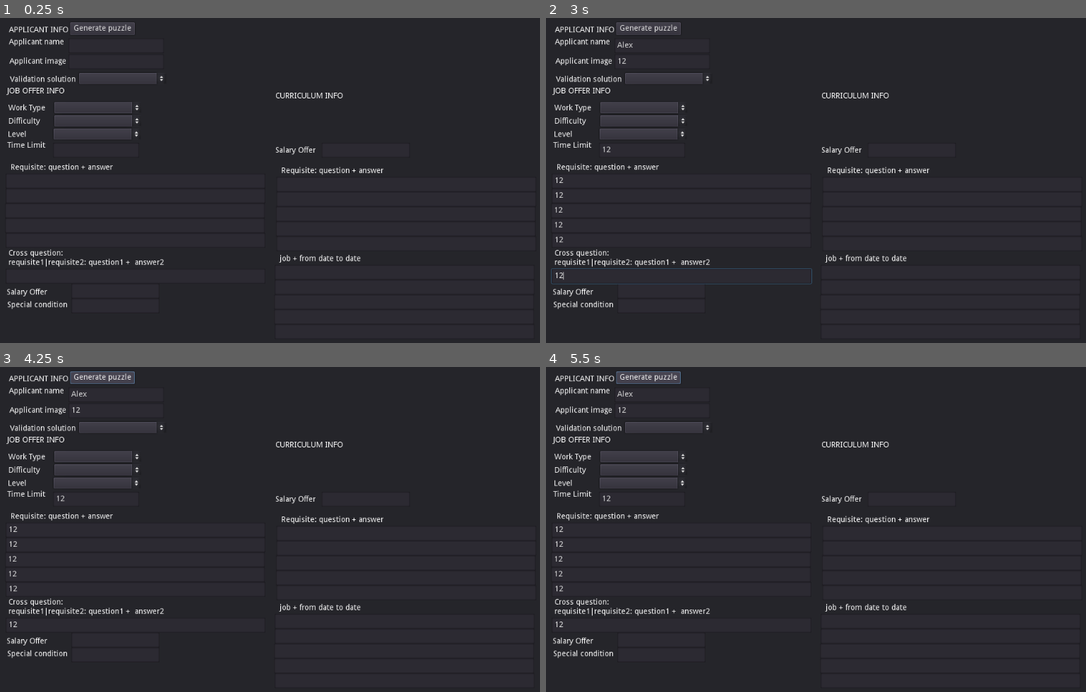
Above: before the commit, frames 1-4 (two rows, left to right).
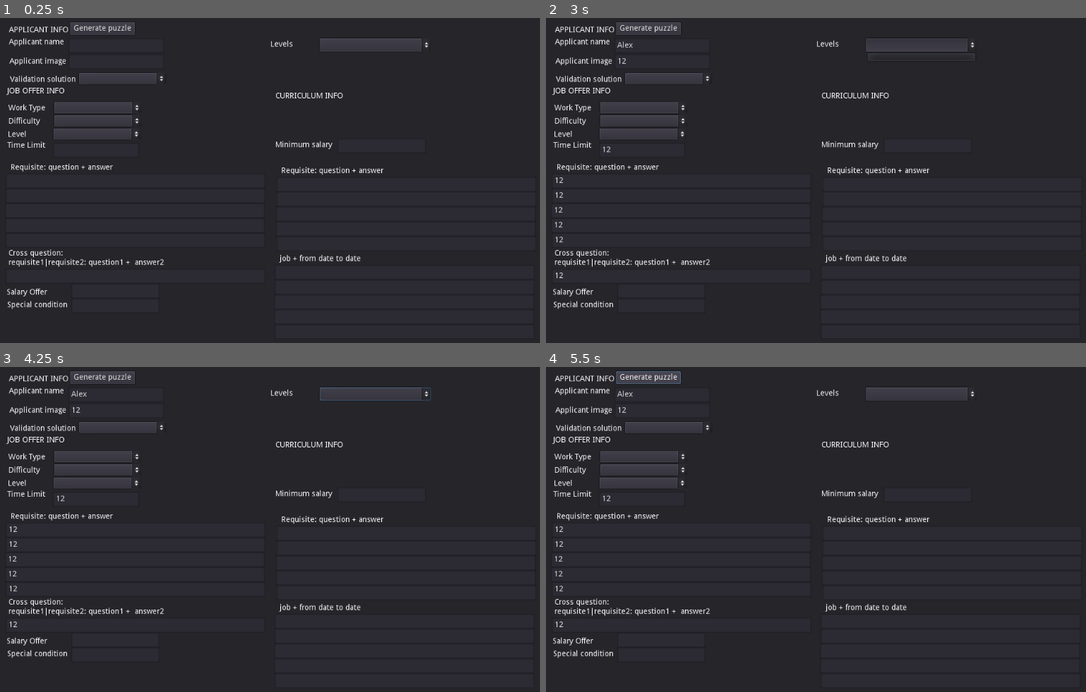
Above: after the commit, the same moments.

Repository: Clovisindo/CV-Please
Game: Godot game, scene res://scenes/_debug/generate_puzzles.tscn
Same seed, same stepped clock (60 frames per second), same inputs: the game is played once before the commit and once after it. This scene is started directly instead of the project's main scene.
Inputs (mouse positions are in pixels of both pictures, inside the frame that each line leads up to):
- Up to frame 1 (0.25 s): no input
- Up to frame 2 (3 s): click (664, 47) at 0.52 s; type "Alex" at 0.6 s; click (664, 60) at 0.75 s; type "12" at 0.83 s; click (643, 151) at 0.98 s; type "12" at 1.07 s; click (681, 180) at 1.27 s; type "12" at 1.35 s; click (681, 196) at 1.5 s; type "12" at 1.58 s; click (681, 209) at 1.73 s; type "12" at 1.82 s; click (681, 226) at 2.02 s; type "12" at 2.1 s; click (681, 239) at 2.25 s; type "12" at 2.33 s; click (681, 274) at 2.48 s; type "12" at 2.57 s; click (924, 44) at 2.77 s
- Up to frame 3 (4.25 s): click "Generate puzzle" at 3.5 s
- Up to frame 4 (5.5 s): click "Generate puzzle" at 4.25 s; click "Generate puzzle" at 5 s

The runs differ from the first frame. In frame 1, 0.7% of the frame differs, in the area x 50-80%, y 6-43%; in frame 2, 0.8%, in the area x 0-80%, y 6-82%; in frame 3, 0.8%; in frame 4, 0.7%.
Error before the commit: Invalid get index '1' (on base: 'PoolStringArray'). (res://scenes/_debug/GeneratePuzzle.gd:51)
Error after the commit: Invalid get index '1' (on base: 'PoolStringArray'). (res://scenes/_debug/GeneratePuzzle.gd:52)

Commit message:
gestion mediantes resources
Se guarda y carga los datos usando el gestor de recursos de godot

Diff:
--- a/scenes/_debug/GeneratePuzzle.gd
+++ b/scenes/_debug/GeneratePuzzle.gd
@@ -20,8 +20,6 @@
 var mouse_over = false
 var event_fired = false
 
-var puzzleClass = load("res://scenes/game/levels/puzzle.gd")
-
 func _ready():
 	#validation_solution menu
 	$"../Panel/ValSolOptionButton".get_popup().add_item("True")
@@ -34,6 +32,9 @@
 	for level in EnumUtils.levels:
 		$"../../JobOfferPanel/LevelOpMenu".get_popup().add_item(str(level))
 
+#	var levels = ResourceLoader.get_dependencies("res://scenes/game/levels/")
+#	for level_tres in levels:
+#		$"../LoadedLevelsOpButton".get_popup().add_item(str(level_tres))
 
 func _load_data_form():
 	#applicant
@@ -103,12 +104,14 @@
 	min_salary = int($"../../CurriculumPanel/MinSalaryLineEdit".text)
 
 
+
 func GeneratePuzzle():
-	var puzzle_test = puzzleClass.new()
-	var puzzle = puzzle_test._instantiate(applicant_name, applicant_image, validate_solution, work_type, difficulty, level_day,time_limit, requisites_answers,
-	cross_questions,salary_offer,	special_condition,skills_answers,timeline_jobs,min_salary)
+	var puzzle_test = Puzzle.new()
+	var puzzle:Puzzle = puzzle_test._instantiate(applicant_name, applicant_image, validate_solution, work_type, difficulty, level_day,time_limit, requisites_answers,
+	cross_questions,salary_offer,special_condition,skills_answers,timeline_jobs,min_salary)
 	var puzzleManager = PuzzleManager.new()
-	puzzleManager.save_puzzle(puzzle_test)
+	puzzleManager.save_puzzle(puzzle)
+#	var test = puzzleManager.load_puzzle("res://scenes/game/levels/levels_puzzle.tres")
 
 func _on_Button_gui_input(event):
 	if event is InputEventMouseButton:
--- a/scenes/_debug/generate_puzzles.tscn
+++ b/scenes/_debug/generate_puzzles.tscn
@@ -73,6 +73,19 @@
 margin_right = 228.664
 margin_bottom = 32.6
 
+[node name="LoadedLevelsLabel" type="Label" parent="Panel"]
+margin_left = 498.0
+margin_top = 41.0
+margin_right = 581.0
+margin_bottom = 61.0
+text = "Levels"
+
+[node name="LoadedLevelsOpButton" type="OptionButton" parent="Panel"]
+margin_left = 588.0
+margin_top = 37.0
+margin_right = 789.0
+margin_bottom = 61.0
+
 [node name="JobOfferPanel" type="Panel" parent="."]
 margin_left = 21.0
 margin_top = 131.0
@@ -219,13 +232,14 @@
 margin_right = 276.0
 margin_bottom = 406.0
 
-[node name="PuzzleManager" parent="." instance=ExtResource( 2 )]
-
 [node name="CurriculumPanel" type="Panel" parent="."]
 margin_left = 507.0
 margin_top = 135.0
 margin_right = 1000.0
 margin_bottom = 580.0
+__meta__ = {
+"_edit_group_": true
+}
 
 [node name="CurriculumLabel" type="Label" parent="CurriculumPanel"]
 margin_right = 40.0
@@ -233,17 +247,17 @@
 text = "CURRICULUM INFO"
 
 [node name="MinSalaryLabel" type="Label" parent="CurriculumPanel"]
-margin_top = 99.0
-margin_right = 94.0
-margin_bottom = 122.0
-text = "Salary Offer"
+margin_top = 89.0
+margin_right = 113.0
+margin_bottom = 110.0
+text = "Minimum salary"
 autowrap = true
 
 [node name="MinSalaryLineEdit" type="LineEdit" parent="CurriculumPanel"]
-margin_left = 84.0
-margin_top = 92.0
-margin_right = 244.0
-margin_bottom = 119.0
+margin_left = 113.0
+margin_top = 84.0
+margin_right = 273.0
+margin_bottom = 111.0
 
 [node name="SkillnswerLabel" type="Label" parent="CurriculumPanel"]
 margin_left = 11.0
@@ -321,6 +335,8 @@
 margin_right = 470.0
 margin_bottom = 449.0
 
+[node name="PuzzleManager" parent="." instance=ExtResource( 2 )]
+
 [connection signal="gui_input" from="Panel/GeneratePuzzle" to="Panel/GeneratePuzzle" method="_on_Button_gui_input"]
 [connection signal="mouse_entered" from="Panel/GeneratePuzzle" to="Panel/GeneratePuzzle" method="_on_Button_mouse_entered"]
 [connection signal="mouse_exited" from="Panel/GeneratePuzzle" to="Panel/GeneratePuzzle" method="_on_Button_mouse_exited"]
--- /dev/null
+++ b/scenes/game/levels/Adrian.tres
@@ -0,0 +1,31 @@
+[gd_resource type="Resource" load_steps=2 format=2]
+
+[ext_resource path="res://scenes/game/levels/puzzle.gd" type="Script" id=1]
+
+[resource]
+script = ExtResource( 1 )
+applicant_name = "Adrian"
+appl_image = "adrian.png"
+validate_solution = false
+work_type = "special_type1"
+difficulty = "easy"
+level_day = "level_1"
+time_limit = 11
+requisites_answers = {
+"requisite1:": " question 1 player | answer 1 applicant",
+"requisite2:": " question 2 player | answer 2 applicant"
+}
+cross_questions = {
+"requisite1|requisite2:": " question 1 player | answer 1 applicant"
+}
+salary_offer = 20000
+special_condition = "test"
+skills_answers = {
+"Skills1:": " question 1 player | answer 1 applicant",
+"Skills2:": " question 2 player | answer 2 applicant"
+}
+timeline_jobs = {
+"job1 ": " from date X to date Y",
+"job2 ": " from date 2X to date 2Y"
+}
+min_salary = 25000
--- /dev/null
+++ b/scenes/game/levels/levels_puzzle.tres
@@ -0,0 +1,31 @@
+[gd_resource type="Resource" load_steps=2 format=2]
+
+[ext_resource path="res://scenes/game/levels/puzzle.gd" type="Script" id=1]
+
+[resource]
+script = ExtResource( 1 )
+applicant_name = "clovis"
+appl_image = "clovis.png"
+validate_solution = true
+work_type = "special_type1"
+difficulty = "medium"
+level_day = "level_2"
+time_limit = 11
+requisites_answers = {
+"requisite1:": " question 1 player | answer 1 applicant",
+"requisite2:": " question 2 player | answer 2 applicant"
+}
+cross_questions = {
+"requisite1|requisite2:": " question 1 player | answer 1 applicant"
+}
+salary_offer = 15000
+special_condition = "yes"
+skills_answers = {
+"Skills1:": " question 1 player | answer 1 applicant",
+"Skills2:": " question 2 player | answer 2 applicant"
+}
+timeline_jobs = {
+"job1 ": " from date X to date Y",
+"job2 ": " from date x2 to date Y2"
+}
+min_salary = 18000
--- a/scenes/game/levels/puzzle.gd
+++ b/scenes/game/levels/puzzle.gd
@@ -7,9 +7,9 @@
 export var appl_image = "rival.png"#TODO ruta recursos imagenes
 export var validate_solution = true
 #job offer
-export (EnumUtils.typeWork) var work_type = EnumUtils.typeWork.special_type1
-export (EnumUtils.dificulty) var difficulty = EnumUtils.dificulty.easy
-export (EnumUtils.levels) var level_day = EnumUtils.levels.level_1
+export var work_type = EnumUtils.typeWork.special_type1
+export var difficulty = EnumUtils.dificulty.easy
+export var level_day = EnumUtils.levels.level_1
 export var time_limit = 5 #se mide en acciones, no en tiempo real
 export var requisites_answers = {
 		"requisite1": "question 1 player | answer 1 applicant",
--- a/scenes/game/levels/puzzle_manager.gd
+++ b/scenes/game/levels/puzzle_manager.gd
@@ -2,75 +2,15 @@
 
 class_name PuzzleManager
 var puzzle
-const FILE_NAME = "res://scenes/game/levels/levels_puzzle.json"
+const FILE_NAME = "res://scenes/game/levels/"
 
-#var puzzle = {
-#	"applicant_name": "Zippy",
-#	"validate_solution" : true
-#}
+func save_puzzle(_puzzle):
+	var result = ResourceSaver.save(FILE_NAME + _puzzle.applicant_name + ".tres", _puzzle)
+	assert(result == OK)
 
-func _init():
-	instantiate_puzzle()
-	save_puzzle()
-#	load_puzzle()
-
-
-func instantiate_puzzle():
-	puzzle = {
-		#applicant
-		"applicant_name": "Zippy",
-		"appl_image" : "",
-		"validate_solution" : true,
-		#job offer
-		"work_type" : str(EnumUtils.typeWork.keys()[EnumUtils.typeWork.special_type1]),
-		"difficulty" : str(EnumUtils.dificulty.keys()[EnumUtils.dificulty.easy]),
-		"level_day" : str(EnumUtils.levels.keys()[EnumUtils.levels.level_1]),
-		"time_limit" : 5,
-		"requisites_answers": {
-			"requisite1": "question 1 player | answer 1 applicant",
-			"requisite2": "question 2 player | answer 2 applicant",
-			"requisite3": "question 3 player | answer 3 applicant"
-		},
-		"cross_questions": {
-			"requisite1|requisite2": "question 1 player | answer 1 applicant",
-		},
-		"salary_offer" : 15000,
-		"special_condition" : "first job",
-		#curriculum
-		"skills_answers": {
-			"Skill1": "question 1 player | answer 1 applicant",
-			"Skill2": "question 2 player | answer 2 applicant",
-			"Skill3": "question 3 player | answer 3 applicant"
-		},
-		"timeline_jobs": {
-			"job1": "from date to date",
-			"job2": "from date to date",
-			"job3": "from date to date"
-		},
-		"min_salary" : 18000
-	}
-
-func save_puzzle():
-	var file = File.new()
-	file.open(FILE_NAME, File.WRITE)
-	file.store_string(JSON.print(puzzle,"\t"))
-	file.close()
-
-#func save_puzzle(_puzzle):
-#	var file = File.new()
-#	file.open(FILE_NAME, File.WRITE)
-#	file.store_string(JSON.print(_puzzle,"\t"))
-#	file.close()
-
-func load_puzzle():
-	var file = File.new()
-	if file.file_exists(FILE_NAME):
-		file.open(FILE_NAME, File.READ)
-		var data = parse_json(file.get_as_text())
-		file.close()
-		if typeof(data) == TYPE_DICTIONARY:
-			puzzle = data
-		else:
-			printerr("Corrupted data!")
-	else:
-		printerr("No saved data!")
+func load_puzzle(_applicant_name):
+	var file_name = FILE_NAME + _applicant_name + ".tres"
+	if ResourceLoader.exists(file_name):
+		var puzzle = ResourceLoader.load(file_name)
+		if puzzle is Puzzle:
+			return puzzle
